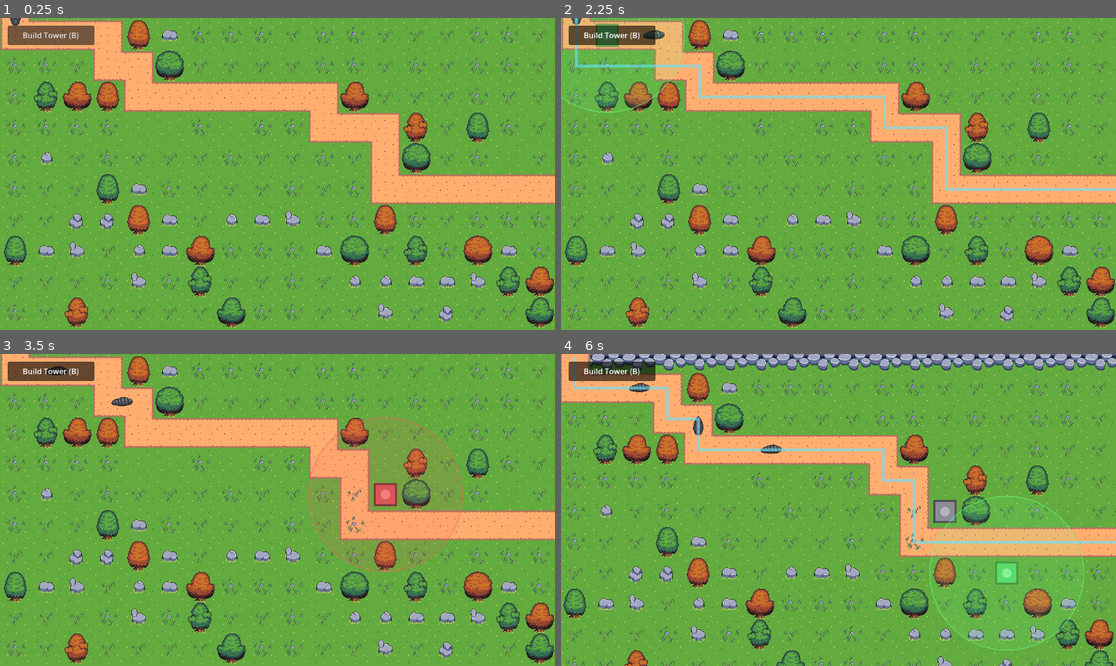
Above: before the commit, frames 1-4 (two rows, left to right).
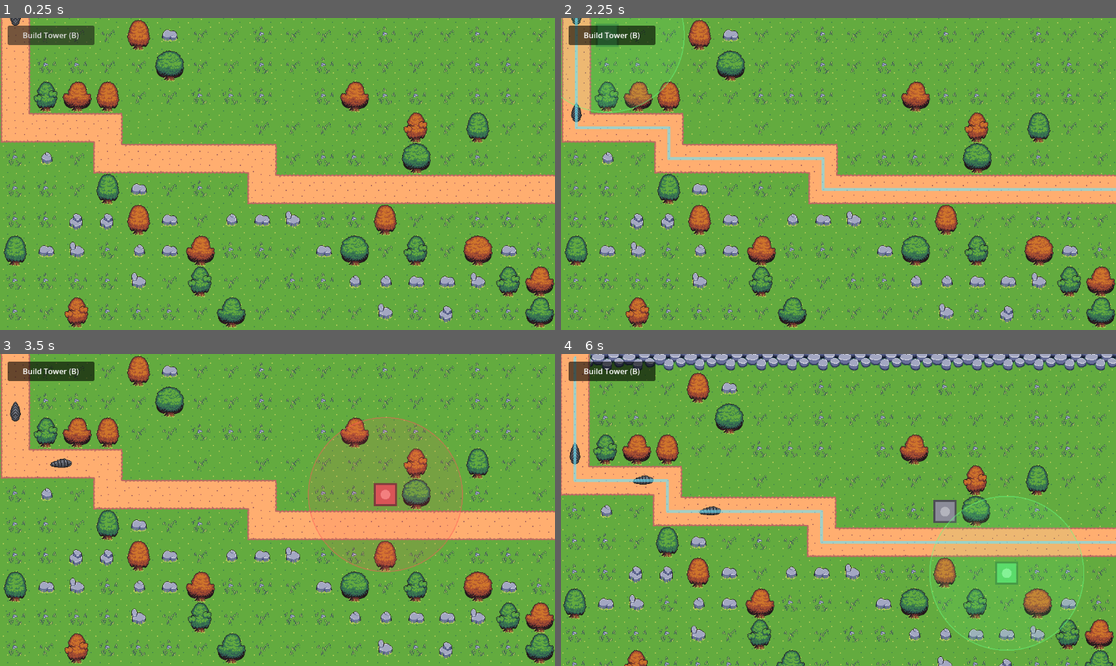
Above: after the commit, the same moments.

Repository: JordanTejadaGitHub/Game
Game: Godot game, scene res://scenes/main.tscn
Same seed, same stepped clock (60 frames per second), same inputs: the game is played once before the commit and once after it.
Inputs (mouse positions are in pixels of both pictures, inside the frame that each line leads up to):
- Up to frame 1 (0.25 s): no input
- Up to frame 2 (2.25 s): click "Build Tower (B)" at 0.5 s; click "Build Tower (B)" at 1.25 s; click "Build Tower (B)" at 2 s
- Up to frame 3 (3.5 s): move the mouse to (399, 494) at 2.77 s; press the mouse at (399, 494) at 2.78 s
- Up to frame 4 (6 s): move the mouse to (727, 525) at 3.52 s; release the mouse at (727, 525) at 3.53 s; tap S (move_camera_down) at 3.6 s; move the mouse to (894, 441) at 4.27 s; hold A (move_camera_left) 4.28-5.03 s; move the mouse to (810, 572) at 5.02 s; tap D (move_camera_right) at 5.1 s; move the mouse to (1005, 556) at 5.77 s; hold W (move_camera_up) from 5.78 s (still down)

The runs differ from the first frame. In frame 1, 19% of the frame differs, in the area x 0-99%, y 0-97%; in frame 2, 19%; in frame 3, 18%; in frame 4, 18%.

Commit message:
Keep re-routes local: sticky tie-breaking for enemy paths
On open ground many routes share the shortest length, and A* picked among
them arbitrarily, so one tower could send the route to a far-away equally
short corridor. Off-route cells now cost a tiny bit more (total < 1 step),
so paths stay shortest but ties keep as much of the current route as
possible. Blocks that moved the route >2 cells away: 343 -> 105 of 939.

Diff:
--- a/Project_T/scripts/map/path.gd
+++ b/Project_T/scripts/map/path.gd
@@ -44,6 +44,8 @@
 	current_path.clear()
 	current_path_curve.clear_points()
 	current_path = _pathGenerator.calculate_point_path(cell_start_path, cell_end_path)
+	# Later re-routes (towers, cleared obstacles, enemies mid-walk) stick to this route when they can.
+	_pathGenerator.set_preferred_cells(current_path)
 	# And we draw a tile for every cell in the path.
 
 	for cell in current_path:
--- a/Project_T/scripts/map/path_generator.gd
+++ b/Project_T/scripts/map/path_generator.gd
@@ -7,6 +7,13 @@
 
 var _grid: Grid
 var _astar := AStarGrid2D.new()
+
+# Stepping off the preferred route costs this much extra per cell. It's tiny (the total over the
+# longest possible route stays under 1 step), so paths are still always shortest; it only breaks
+# ties between equally short routes in favour of the one that reuses the most of the old route.
+# Without it, blocking one cell on open ground can make the route jump to a far-away equal-length one.
+var _off_route_weight: float
+var _preferred_cells := PackedVector2Array()
 
 
 # Builds the pathfinding grid. Only `walkable_cells` start out open; everything else is solid.
@@ -20,6 +27,17 @@
 	_astar.fill_solid_region(_astar.region, true)
 	for cell in walkable_cells:
 		_astar.set_point_solid(Vector2i(cell), false)
+	_off_route_weight = 1.0 + 1.0 / (grid.size.x * grid.size.y + 1.0)
+	_astar.fill_weight_scale_region(_astar.region, _off_route_weight)
+
+
+# Makes future paths stick to `cells` (the current route) when there's a tie.
+func set_preferred_cells(cells: PackedVector2Array) -> void:
+	for cell in _preferred_cells:
+		_astar.set_point_weight_scale(Vector2i(cell), _off_route_weight)
+	_preferred_cells = cells.duplicate()
+	for cell in _preferred_cells:
+		_astar.set_point_weight_scale(Vector2i(cell), 1.0)
 
 
 # Returns the path found between `start` and `end` as an array of cell coordinates (start and end
--- /dev/null
+++ b/Project_T/tests/test_pathing.gd
@@ -0,0 +1,66 @@
+extends SceneTree
+
+# Headless re-routing test. Run from the project folder:
+#   godot --headless --path . --script res://tests/test_pathing.gd --fixed-fps 60
+#
+# Blocking a cell on the route should only move the route locally when an equally short local
+# detour exists (sticky tie-breaking), and routes must still always be the shortest possible.
+
+var failures := 0
+
+func _initialize() -> void:
+	_run.call_deferred()
+
+func _run() -> void:
+	var blocks := 0
+	var far := 0
+	for map_seed in [1, 2, 3]:
+		var main: Node = load("res://scenes/main.tscn").instantiate()
+		main.get_node("%MapGenerator").map_seed = map_seed
+		root.add_child(main)
+		await process_frame
+		var map = main.get_node("%MapGenerator")
+		var finder: FindPath = map.path_layer._pathGenerator
+		var old: PackedVector2Array = map.get_path_from(map.startPath)
+
+		for i in range(2, old.size() - 2):
+			var cell := old[i]
+			if not map.is_buildable(cell):
+				continue
+			var sticky_path: PackedVector2Array = map.get_path_if_blocked(cell)
+			# Same query without the preference: plain shortest path.
+			finder.set_preferred_cells(PackedVector2Array())
+			var plain_path: PackedVector2Array = map.get_path_if_blocked(cell)
+			finder.set_preferred_cells(old)
+			if sticky_path.is_empty():
+				_check(plain_path.is_empty(), "seed %d %s: sticky finds a route when one exists" % [map_seed, cell])
+				continue
+			_check(sticky_path.size() == plain_path.size(),
+				"seed %d %s: sticky route is still shortest (%d vs %d)" % [map_seed, cell, sticky_path.size(), plain_path.size()])
+			blocks += 1
+			if _drift(sticky_path, old) > 2:
+				far += 1
+		main.free()
+
+	# Before sticky routes ~36% of blocks moved the route more than 2 cells away; after, ~11%.
+	# What's left is genuine: the only equally short detour really is further away.
+	var ratio := float(far) / blocks
+	_check(ratio < 0.2, "most blocks re-route locally (%d of %d moved >2 cells away)" % [far, blocks])
+
+	print("pathing test: %s" % ("PASS" if failures == 0 else "%d FAILED" % failures))
+	quit(failures)
+
+# How far (in cells) `path` strays from `reference` at its furthest point.
+func _drift(path: PackedVector2Array, reference: PackedVector2Array) -> int:
+	var drift := 0
+	for c in path:
+		var nearest := 999
+		for r in reference:
+			nearest = mini(nearest, int(absf(c.x - r.x) + absf(c.y - r.y)))
+		drift = maxi(drift, nearest)
+	return drift
+
+func _check(condition: bool, label: String) -> void:
+	if not condition:
+		failures += 1
+		printerr("FAIL: " + label)
Not shown, changed: Project_T/CLAUDE.md
